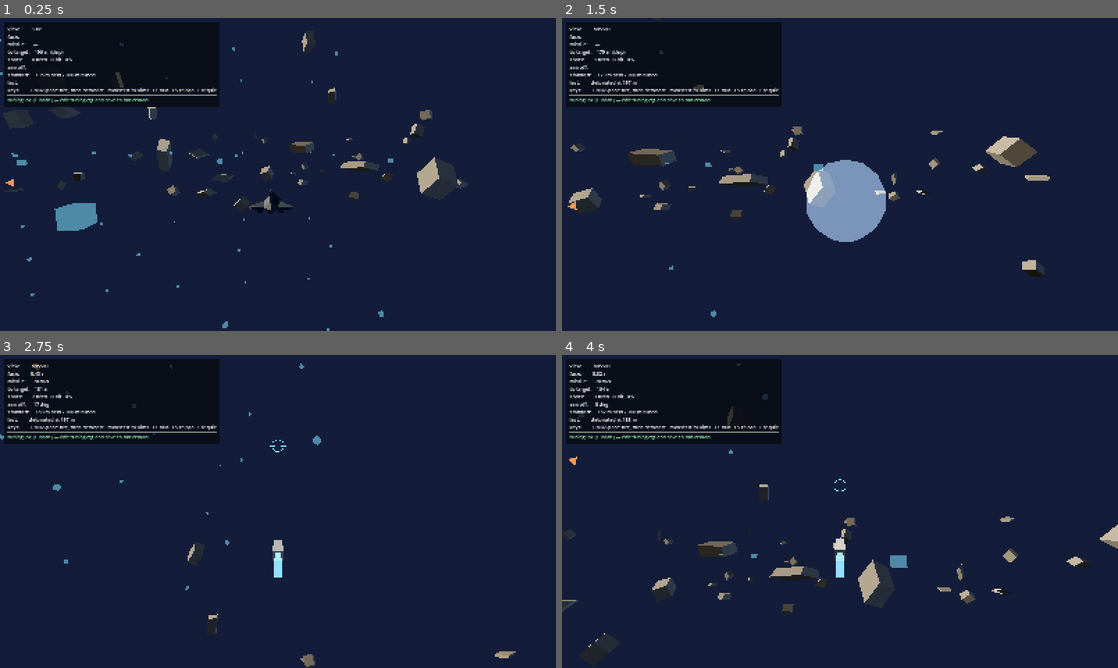
Above: before the commit, frames 1-4 (two rows, left to right).
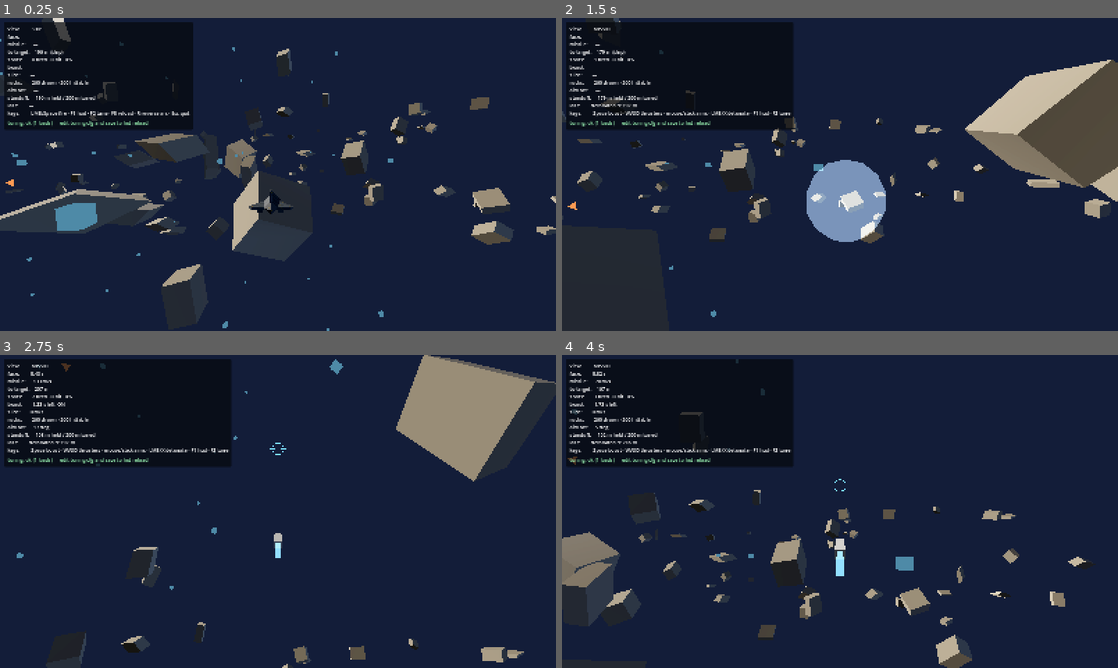
Above: after the commit, the same moments.

Repository: siegfried-martin/TerminalGuidance
Game: Godot game, scene res://scenes/arena.tscn
Two runs of this game, one before a commit and one after it. Both use one fixed random seed, a clock stepped at 60 frames per second and the inputs below.
Inputs (mouse positions are in pixels of both pictures, inside the frame that each line leads up to):
- Up to frame 1 (0.25 s): no input
- Up to frame 2 (1.5 s): move the mouse to (962, 158) at 0.52 s; hold Right (missile_right) 0.53-1.28 s; hold Shift (cam_boost) 0.53-1.28 s; click (962, 158) at 0.8 s; move the mouse to (812, 174) at 1.27 s; hold Up (missile_up) from 1.28 s (still down); click (812, 174) at 1.35 s
- Up to frame 3 (2.75 s): keep holding Up (missile_up); tap Space (fire) at 1.55 s; move the mouse to (289, 505) at 2.02 s; hold Space (fire) from 2.03 s (still down); click (289, 505) at 2.17 s; tap Shift (cam_boost) at 2.3 s
- Up to frame 4 (4 s): keep holding Up (missile_up); move the mouse to (834, 517) at 2.77 s; release Space (fire) at 2.78 s; tap S (cam_back) at 2.85 s; click (834, 517) at 3.05 s; move the mouse to (878, 514) at 3.52 s; hold Shift (cam_boost) from 3.53 s (still down); click (878, 514) at 3.67 s; tap Space (fire) at 3.8 s

The runs differ from the first frame. In frame 1, 13% of the frame differs, in the area x 0-100%, y 0-87%; in frame 2, 16%, in the area x 0-100%, y 0-83%; in frame 3, 12%; in frame 4, 11%.

Commit message:
Missile gets thrusters and something to dodge
Four things, asked for together because they only make sense together: a
missile that can slide sideways needs a reason to, and the arena had none.

- Boost on Space, held, from a reserve that does not refill in flight.
- Side thrusters on WASD: a bounded lateral slide that decays to zero on
  release. No momentum outlives the input, which is what keeps this inside
  ADR 0003 rather than an exception to it (ADR 0037). Ramp and release are
  separate values so "snappy on, slower off" is expressible.
- Reference rocks move inside the engagement volume (420m -> 60m, 120 -> 260)
  and now kill a missile on contact (ADR 0038). Swept-segment sphere tests
  against a flat array of centres; still no physics body, no Area3D and no
  CollisionShape3D anywhere in the arena, so ADR 0032's mechanism rule is
  intact and only its placement clause is superseded.
- Detonate moves off Space to LMB/X, since a rider cannot share one button
  between boost and ending the flight.

ADR 0038 costs the far-field speed reference the rocks used to provide. That
is accepted, not overlooked: if it turns out to be missed, the fix is a second
sparse non-colliding layer, not moving these back out. arena/rock_collision =
false restores the old arena.

Nine new tuning values, all commented and ranged, so they arrive as F2 sliders.
make check: 275 assertions, 0 failed (was 248). Verified with make shot on both
the missile-view and tuning-panel harnesses.

Co-Authored-By: Claude Opus 5 <noreply@anthropic.com>
Claude-Session: https://claude.ai/code/session_019cuQQCjeCs6uUkR5mGqxxa

Diff:
--- a/data/input_map.json
+++ b/data/input_map.json
@@ -1,14 +1,22 @@
 {
   "_note": "Input bindings, applied to InputMap at startup by scripts/autoload/bindings.gd. Edit here, never in the God …(233 unchanged characters)…
 
+  "_note_missile": "Riding a missile, Space is boost (held) and detonate moves to LMB/X, so a rider never shares a button between the two verbs (ADR 0037). WASD strafe also carries the sandbox fly-cam's cam_* actions, but the fly-cam only exists in sandbox.tscn and the missile only in arena.tscn, so the two never poll in the same scene.",
+
   "actions": {
     "fire":           ["key:Space", "mouse:left", "joyaxis:trigger_right+"],
-    "detonate":       ["key:Space", "mouse:left", "joyaxis:trigger_right+"],
+    "detonate":       ["mouse:left", "key:X", "joybutton:b"],
+    "boost":          ["key:Space", "joyaxis:trigger_right+"],
 
     "missile_left":   ["key:Left",  "joyaxis:right_x-"],
     "missile_right":  ["key:Right", "joyaxis:right_x+"],
     "missile_up":     ["key:Up",    "joyaxis:right_y-"],
     "missile_down":   ["key:Down",  "joyaxis:right_y+"],
+
+    "missile_strafe_left":  ["key:A", "joyaxis:left_x-"],
+    "missile_strafe_right": ["key:D", "joyaxis:left_x+"],
+    "missile_strafe_up":    ["key:W", "joyaxis:left_y-"],
+    "missile_strafe_down":  ["key:S", "joyaxis:left_y+"],
 
     "cam_forward":   ["key:W"],
     "cam_back":      ["key:S"],
--- a/scripts/arena/combat_arena.gd
+++ b/scripts/arena/combat_arena.gd
@@ -5,9 +5,13 @@
 ## behaviour, one dumb target, and the missile (launch, chase cam, steering,
 ## fuse). This is the first feel checkpoint: success criterion 1, the 8 seconds.
 ##
-## Deliberately absent, in build order: boost, early detonate and splash (step 5);
-## turret mode and the missile cooldown (step 6); blockers, enemy fire and ship HP
-## (step 7); the interrupt (step 8); death/respawn and the PiP toggle (step 9).
+## Step 5 has since landed in part: early detonate, boost, and side thrusters
+## (ADR 0037), plus rocks that kill a missile on contact (ADR 0038). Splash damage
+## is still outstanding, because it needs the target to have hit points.
+##
+## Deliberately absent, in build order: splash damage (step 5); turret mode and the
+## missile cooldown (step 6); blockers, enemy fire and ship HP (step 7); the
+## interrupt (step 8); death/respawn and the PiP toggle (step 9).
 ## Do not add them here ahead of their step — each one has a feel checkpoint
 ## attached to it and adding it early destroys the reading.
 ##
@@ -144,6 +148,17 @@
 	_hud.add_row("shots", func() -> String:
 		var rate := 0.0 if _shots == 0 else 100.0 * float(_hits) / float(_shots)
 		return "%d fired · %d hit · %.0f%%" % [_shots, _hits, rate])
+	_hud.add_row("boost", func() -> String:
+		var missile := _views.piloted_missile()
+		if missile == null:
+			return "—"
+		return "%.2f s left%s" % [
+			missile.boost_remaining(), "  ON" if missile.is_boosting() else ""])
+	_hud.add_row("slide", func() -> String:
+		var missile := _views.piloted_missile()
+		return "—" if missile == null else "%.0f m/s" % missile.strafe_rate())
+	_hud.add_row("rocks", func() -> String:
+		return "%d drawn · %d hittable" % [_rocks.rock_count(), _rocks.hittable_count()])
 	_hud.add_row("aim off", func() -> String:
 		var missile := _views.piloted_missile()
 		return "—" if missile == null else "%.0f deg" % missile.aim_offset_degrees())
@@ -152,7 +167,9 @@
 			_ship.range_to_target(), Tuning.num("ship/standoff_distance")])
 	_hud.add_row("last", func() -> String: return _last_outcome)
 	_hud.add_row("keys", func() -> String:
-		return "LMB/Space: fire, then detonate · mouse/stick aims · F1 hud · F5 reload · Esc quit")
+		if _views.view() == ViewController.View.MISSILE:
+			return "Space boost · WASD thrusters · mouse/stick aims · LMB/X detonate · F1 hud · F2 tune"
+		return "LMB/Space fire · F1 hud · F2 tune · F5 reload · R reverse arc · Esc quit")
 
 
 func _apply_tuning() -> void:
@@ -210,7 +227,7 @@
 	missile.name = "Missile"
 	_arena_root.add_child(missile)
 	missile.launch(_ship.muzzle_position(), _ship.basis, _ship.velocity(),
-		_target, _target.radius)
+		_target, _target.radius, _rocks)
 	missile.detonated.connect(_on_missile_detonated)
 
 	_shots += 1
@@ -233,6 +250,8 @@
 		_last_outcome = "HIT"
 	elif reason == Missile.EndReason.EARLY_DETONATE:
 		_last_outcome = "detonated at %.0f m" % missile.distance_to_target()
+	elif reason == Missile.EndReason.ROCK_IMPACT:
+		_last_outcome = "hit a rock at %.0f m" % missile.distance_to_target()
 	else:
 		_last_outcome = "fuse expired at %.0f m" % missile.distance_to_target()
 
--- a/scripts/weapons/missile.gd
+++ b/scripts/weapons/missile.gd
@@ -3,8 +3,8 @@
 ## A player-flown missile. Constant forward speed, direct screen-space steering,
 ## and a fuse that ends the flight whether or not the player got there.
 ##
-## ADR 0002 (fuse-as-range), ADR 0003 (screen-space steering) and ADR 0035
-## (reticle steering) govern this file. The fuse is the range limit and the
+## ADR 0002 (fuse-as-range), ADR 0003 (screen-space steering), ADR 0035 (reticle
+## steering) and ADR 0037 (side thrusters) govern this file. The fuse is the range limit and the
 ## difficulty dial. Input moves a *reticle* — an intended direction — and the
 ## missile turns towards it at a bounded rate, so it has weight without becoming
 ## a flight model the player has to model in their head.
@@ -16,7 +16,9 @@
 
 signal detonated(missile: Missile, reason: int, hit: bool)
 
-enum EndReason { FUSE_EXPIRED, IMPACT, EARLY_DETONATE }
+## Appended to, never reordered — the headless gate and the arena's outcome text
+## both compare against these by name, but savegames and logs may not.
+enum EndReason { FUSE_EXPIRED, IMPACT, EARLY_DETONATE, ROCK_IMPACT }
 
 var piloted: bool = false
 
@@ -30,6 +32,14 @@
 var _pending_steer: Vector2 = Vector2.ZERO
 var _body: MeshInstance3D
 var _exhaust: MeshInstance3D
+var _boost_left: float = 0.0
+var _boosting: bool = false
+## Lateral slide in m/s, in the missile's own frame: x is right, y is up. Not a
+## velocity being integrated — a bounded offset that `_apply_strafe` decays.
+var _strafe: Vector2 = Vector2.ZERO
+## The obstacle field, or null for an arena without one. Held rather than looked
+## up so a missile fired into a torn-down arena cannot resurrect it.
+var _rocks: ReferenceField
 
 
 func _ready() -> void:
@@ -77,7 +87,7 @@
 ## `launch_basis` is the firing ship's orientation — the missile leaves along the
 ## ship's current heading (POC scope item 3), not along an aim point.
 func launch(launch_position: Vector3, launch_basis: Basis, ship_velocity: Vector3,
-		target: Node3D, target_radius: float) -> void:
+		target: Node3D, target_radius: float, rocks: ReferenceField = null) -> void:
 	position = launch_position
 	basis = launch_basis.orthonormalized()
 	_aim_basis = basis
@@ -85,6 +95,9 @@
 	_target = target
 	_target_radius = target_radius
 	_fuse_left = Tuning.num("missile/fuse_seconds")
+	_boost_left = Tuning.num("missile/boost_seconds")
+	_strafe = Vector2.ZERO
+	_rocks = rocks
 
 	# Velocity inheritance is a tunable that starts at zero (ADR 0005). Only the
 	# component along the missile's own heading is meaningful for a missile that
@@ -100,13 +113,26 @@
 
 	if piloted:
 		_apply_steering(delta)
+		_apply_boost(delta)
+		_apply_strafe(delta)
+	else:
+		# A missile that is no longer flown coasts straight and stops sliding, so
+		# the fuse-expiry case does not drift on the last frame of input.
+		_boosting = false
+		_strafe = _strafe.move_toward(Vector2.ZERO, _release_rate() * delta)
 
 	_previous_position = position
-	position += -basis.z * _speed * delta
-
+	position += velocity() * delta
+
+	# Target before rocks: a missile that reaches the target inside a rock field
+	# still scores, rather than being eaten a frame short of the kill.
 	if _target != null and FlightGeometry.segment_hits_sphere(
 			_previous_position, position, _target.position, _target_radius):
 		_finish(EndReason.IMPACT, true)
+		return
+
+	if _rocks != null and _rocks.hit_test(_previous_position, position) != Vector3.INF:
+		_finish(EndReason.ROCK_IMPACT, false)
 		return
 
 	_fuse_left -= delta
@@ -148,6 +174,55 @@
 		FlightGeometry.turn_towards(forward, aim, max_step))
 
 
+## Hold-to-boost, drawn from a reserve that empties. Not a toggle: releasing the
+## button ends it immediately, so a burst is something the player is continuously
+## choosing to spend rather than a mode they entered.
+func _apply_boost(delta: float) -> void:
+	_boosting = Input.is_action_pressed("boost") and _boost_left > 0.0
+	if _boosting:
+		_boost_left = maxf(_boost_left - delta, 0.0)
+		return
+	var regen := Tuning.num("missile/boost_regen_per_sec")
+	if regen > 0.0:
+		_boost_left = minf(
+			_boost_left + regen * delta, Tuning.num("missile/boost_seconds"))
+
+
+## Side thrusters. The stick asks for a lateral speed and the slide moves towards
+## it at one rate and back to zero at another, so "snappy on, slower off" is
+## expressible without the slide ever coasting past what is being asked for.
+func _apply_strafe(delta: float) -> void:
+	var axis := Vector2(
+		Input.get_axis("missile_strafe_left", "missile_strafe_right"),
+		Input.get_axis("missile_strafe_down", "missile_strafe_up"),
+	)
+	var deadzone := Tuning.num("controls/deadzone")
+	if axis.length() < deadzone:
+		axis = Vector2.ZERO
+	elif deadzone < 1.0:
+		axis = axis.normalized() * ((axis.length() - deadzone) / (1.0 - deadzone))
+	# Diagonals must not out-run the cardinals, or the corners become the only way
+	# to fly and the tuned strafe_speed stops meaning what it says.
+	if axis.length() > 1.0:
+		axis = axis.normalized()
+
+	var wanted := axis * Tuning.num("missile/strafe_speed")
+	var rate := _ramp_rate() if wanted.length() > _strafe.length() else _release_rate()
+	_strafe = _strafe.move_toward(wanted, rate * delta)
+
+
+## Metres per second per second. A zero tuned time means "this frame" — INF is the
+## honest rate for that, and `move_toward` clamps it to the target anyway.
+func _ramp_rate() -> float:
+	var seconds := Tuning.num("missile/strafe_ramp_seconds")
+	return INF if seconds <= 0.0 else Tuning.num("missile/strafe_speed") / seconds
+
+
+func _release_rate() -> float:
+	var seconds := Tuning.num("missile/strafe_release_seconds")
+	return INF if seconds <= 0.0 else Tuning.num("missile/strafe_speed") / seconds
+
+
 ## Mouse motion arrives as events, not as a polled axis; the view controller feeds
 ## it here so the missile stays the only thing that decides how input becomes turn.
 func add_mouse_steer(relative: Vector2) -> void:
@@ -175,8 +250,30 @@
 	return maxf(_fuse_left, 0.0)
 
 
+## Current forward speed, boost included. `_speed` stays the un-boosted figure it
+## was launched with, so the reserve emptying restores it exactly.
 func speed() -> float:
-	return _speed
+	return _speed * (Tuning.num("missile/boost_multiplier") if _boosting else 1.0)
+
+
+## Full travel this frame: forward, plus whatever the thrusters are adding. Public
+## because the hit test and the chase camera must agree on where the missile is
+## actually going, not just where its nose points.
+func velocity() -> Vector3:
+	return -basis.z * speed() + basis.x * _strafe.x + basis.y * _strafe.y
+
+
+func boost_remaining() -> float:
+	return maxf(_boost_left, 0.0)
+
+
+func is_boosting() -> bool:
+	return _boosting
+
+
+## Lateral slide in m/s, for the HUD.
+func strafe_rate() -> float:
+	return _strafe.length()
 
 
 func distance_to_target() -> float:
--- a/scripts/world/reference_field.gd
+++ b/scripts/world/reference_field.gd
@@ -1,22 +1,29 @@
 class_name ReferenceField
 extends Node3D
-## Scattered chunks of rock, so speed and distance are legible in empty space.
+## Scattered chunks of rock: a speed and distance reference, and — since ADR 0038
+## — an obstacle course. A missile that touches one dies.
 ##
-## Visual only — no physics body, nothing queryable. That is the LOD/collision
-## invariant (ADR 0020's sibling in CLAUDE.md) applied early: the moment something
-## in the arena is raycast-able but shouldn't be, the resulting bug looks like a
-## physics bug and is not.
+## Hits are swept-segment sphere tests against a plain array of centres and radii.
+## There is still no physics body, no `Area3D` and no `CollisionShape3D` anywhere
+## in the arena; ADR 0032's mechanism rule is intact and only its "keep the rocks
+## outside the engagement volume" placement rule was superseded.
+##
+## On the LOD/collision invariant in CLAUDE.md: these are real meshes that exist in
+## full at every distance, so querying them is legitimate. The invariant governs
+## distant *background-layer* objects — planets and stations that are a billboard
+## until swapped in. Nothing here is one of those. Do not extend this pattern to
+## anything that has a far-away stand-in.
 ##
 ## Placement is seeded, so the arena is identical between runs and a headless test
 ## can assert against it.
-##
-## `rock_inner_radius` is tuned to sit *outside* the engagement volume. Rocks
-## inside it would read as cover and as obstacles a missile should hit — and since
-## they have no collision, flying straight through one is exactly the bug the
-## invariant above is meant to prevent. Reference geometry stays at the edges;
-## near-field speed cues come from the marker lattice.
 
 var _multi: MultiMeshInstance3D
+## Parent-relative rock centres and hit radii, rebuilt with the mesh. Kept as flat
+## arrays rather than nodes because the only question ever asked of them is a
+## distance test, and because a rebuild must not orphan scene-tree state.
+var _centres: PackedVector3Array = PackedVector3Array()
+var _radii: PackedFloat32Array = PackedFloat32Array()
+var _collide: bool = false
 
 
 func _ready() -> void:
@@ -29,6 +36,10 @@
 
 
 func rebuild() -> void:
+	_centres.clear()
+	_radii.clear()
+	_collide = Tuning.flag("arena/rock_collision")
+
 	var count := Tuning.integer("arena/rock_count")
 	var inner := Tuning.num("arena/rock_inner_radius")
 	var outer := Tuning.num("arena/rock_outer_radius")
@@ -54,6 +65,7 @@
 	rng.seed = Tuning.integer("arena/rock_seed")
 	var min_size := Tuning.num("arena/rock_min_size")
 	var max_size := Tuning.num("arena/rock_max_size")
+	var radius_scale := Tuning.num("arena/rock_hit_radius_scale")
 
 	for i in count:
 		var angle := rng.randf_range(0.0, TAU)
@@ -71,8 +83,49 @@
 			rng.randf_range(min_size, max_size),
 		)
 		mm.set_instance_transform(i, Transform3D(rotation_basis.scaled(size), origin))
+
+		# `size.length() * 0.5` is the box's bounding sphere. Scaling it down by the
+		# tuned factor trades the corners away: at 0.55 the sphere sits near the
+		# inscribed one, so a missile can clip a rock's silhouette and live. A
+		# rotation-exact box test is the ADR 0032 escape hatch if that ever matters.
+		_centres.append(transform * origin)
+		_radii.append(size.length() * 0.5 * radius_scale)
+
 	_multi.multimesh = mm
+
+
+## Does the swept segment a→b touch a rock? Returns the rock's centre, or the
+## sentinel `Vector3.INF` for a clean pass — the caller wants the impact point for
+## the detonation flash, and a nullable Vector3 costs an allocation per frame.
+##
+## `a` and `b` must be in this node's parent frame, like `Missile.position`. That
+## is the floating-origin rule (ADR 0020): a recentre moves the shared parent and
+## leaves both sides of the comparison valid.
+func hit_test(a: Vector3, b: Vector3) -> Vector3:
+	if not _collide:
+		return Vector3.INF
+	for i in _centres.size():
+		if FlightGeometry.segment_hits_sphere(a, b, _centres[i], _radii[i]):
+			return _centres[i]
+	return Vector3.INF
+
+
+## Rock `index`'s centre and hit radius in the parent frame. These exist for the
+## headless gate, which has to aim a segment at a rock it can name; nothing in the
+## game reads them.
+func rock_centre(index: int) -> Vector3:
+	return _centres[index]
+
+
+func rock_radius(index: int) -> float:
+	return _radii[index]
 
 
 func rock_count() -> int:
 	return 0 if _multi.multimesh == null else _multi.multimesh.instance_count
+
+
+## How many rocks a missile can actually hit — zero when collision is tuned off,
+## which is what the headless gate asserts against.
+func hittable_count() -> int:
+	return _centres.size() if _collide else 0
--- a/tools/tests/test_runner.gd
+++ b/tools/tests/test_runner.gd
@@ -22,6 +22,8 @@
 	"missile/exhaust_length", "missile/exhaust_color",
 	"missile/flash_start_radius", "missile/flash_end_radius",
 	"missile/flash_seconds", "missile/flash_color", "missile/flash_color_dud",
+	"missile/boost_multiplier", "missile/boost_seconds", "missile/boost_regen_per_sec",
+	"missile/strafe_speed", "missile/strafe_ramp_seconds", "missile/strafe_release_seconds",
 	"ship/arc_speed", "ship/standoff_distance", "ship/muzzle_offset", "ship/hull_scale",
 	"ship/range_hold_seconds", "ship/range_hold_max_speed",
 	"ship/hull_tint", "ship/metallic", "ship/roughness",
@@ -48,12 +50,16 @@
 	"arena/rock_count", "arena/rock_inner_radius", "arena/rock_outer_radius",
 	"arena/rock_slab_half_height", "arena/rock_min_size", "arena/rock_max_size",
 	"arena/rock_color", "arena/rock_seed",
+	"arena/rock_collision", "arena/rock_hit_radius_scale",
 	"probe/scale", "probe/spin_deg_per_sec", "probe/bob_amplitude", "probe/bob_period_sec",
 	"probe/hull_tint", "probe/metallic", "probe/roughness",
 ]
 
 const REQUIRED_ACTIONS: Array[String] = [
-	"fire", "detonate", "missile_left", "missile_right", "missile_up", "missile_down",
+	"fire", "detonate", "boost",
+	"missile_left", "missile_right", "missile_up", "missile_down",
+	"missile_strafe_left", "missile_strafe_right",
+	"missile_strafe_up", "missile_strafe_down",
 	"cam_forward", "cam_back", "cam_left", "cam_right", "cam_up", "cam_down",
 	"cam_boost", "cam_look",
 	"debug_toggle_hud", "debug_toggle_panel", "debug_reload_tuning",
@@ -75,6 +81,7 @@
 	_test_flight_geometry()
 	_test_missile_flight()
 	_test_reticle_steering()
+	_test_reference_field()
 	_test_tuning_schema()
 	_test_tuning_writer()
 	_test_debug_panel()
@@ -395,6 +402,55 @@
 """
 
 
+## The rock field is the only thing in the arena a missile can collide with, and
+## it does so without a physics body (ADR 0032 mechanism, ADR 0038 placement). All
+## of that is plain geometry, so it is verifiable headlessly.
+func _test_reference_field() -> void:
+	var field := ReferenceField.new()
+	add_child(field)
+
+	_expect(field.rock_count() == Tuning.integer("arena/rock_count"),
+		"reference field builds every tuned rock",
+		"drew %d of %d" % [field.rock_count(), Tuning.integer("arena/rock_count")])
+	_expect(field.hittable_count() == field.rock_count(),
+		"every drawn rock is hittable while rock_collision is on",
+		"%d drawn, %d hittable" % [field.rock_count(), field.hittable_count()])
+
+	if field.rock_count() > 0:
+		var centre := field.rock_centre(0)
+		var radius := field.rock_radius(0)
+		_expect(radius > 0.0, "a rock has a positive hit radius", "radius=%f" % radius)
+
+		var above := centre + Vector3(0.0, radius * 4.0, 0.0)
+		var below := centre - Vector3(0.0, radius * 4.0, 0.0)
+		_expect(field.hit_test(above, below) != Vector3.INF,
+			"hit_test catches a segment through a rock", "passed straight through")
+
+		# The whole reason for a swept test: both endpoints sit clear of the rock,
+		# so a per-frame point check would report a clean miss (ADR 0032).
+		_expect(field.hit_test(above, below) == centre,
+			"hit_test reports which rock was hit", "wrong centre returned")
+
+		var far_away := centre + Vector3(0.0, radius * 50.0, 0.0)
+		_expect(field.hit_test(far_away, far_away + Vector3(0.0, 1.0, 0.0)) == Vector3.INF,
+			"hit_test lets a clear segment through", "false positive")
+
+	# rock_collision is the escape hatch back to the pre-ADR-0038 arena, so it has
+	# to actually disarm the field rather than merely hiding the readout.
+	Tuning.set_value("arena/rock_collision", false)
+	field.rebuild()
+	_expect(field.hittable_count() == 0,
+		"rock_collision = false disarms the field", "%d still hittable" % field.hittable_count())
+	_expect(field.hit_test(Vector3(-9000.0, 0.0, 0.0), Vector3(9000.0, 0.0, 0.0)) == Vector3.INF,
+		"rock_collision = false makes rocks pure scenery", "still collided")
+	Tuning.revert()
+	field.rebuild()
+	_expect(field.hittable_count() == field.rock_count(),
+		"reverting tuning re-arms the field", "revert left the field disarmed")
+
+	field.queue_free()
+
+
 func _test_tuning_schema() -> void:
 	var entries := TuningSchema.parse(SAMPLE_CFG)
 	_expect(entries.size() == 4, "schema finds every key", "found %d" % entries.size())
--- a/tuning.cfg
+++ b/tuning.cfg
@@ -44,6 +44,24 @@
 ;; 0.42 s behind the reticle.
 reticle_max_angle_deg = 42.0       ; [5..90] how far off the nose the reticle can be parked
 
+;; Boost: hold the button for a burst of speed, drawn from a reserve that does not
+;; refill in flight. Boost is the satisfaction verb (ADR 0003), and it is the only
+;; thing that ever changes the missile's speed — which makes it the one value that
+;; can break the speed hierarchy in CLAUDE.md. Keep base_speed x boost_multiplier
+;; below whatever a laser ends up doing.
+boost_multiplier = 1.9             ; [1..4] multiplies base_speed while the button is held
+boost_seconds = 1.8                ; [0..10] s of boost in the reserve, per missile
+boost_regen_per_sec = 0.0          ; [0..3] reserve refill while off-boost. 0 = one tank per flight
+
+;; Side thrusters: a bounded lateral slide, NOT vector thrust. Releasing returns the
+;; slide to zero, so there is no momentum to carry in your head — that is what keeps
+;; this inside ADR 0003 rather than an exception to it (ADR 0037).
+;; ramp and release are separate on purpose: snappy-on, slower-off reads as weight
+;; without ever coasting. Set both to 0 for an instant lane-snap.
+strafe_speed = 18.0                ; [0..80] m/s sideways at full deflection
+strafe_ramp_seconds = 0.08         ; [0..0.6] s to reach full slide. 0 = instant
+strafe_release_seconds = 0.12      ; [0..1] s to stop once released. Never coasts past it
+
 ; Gray-box body. Only reason it exists is so the chase cam has something to sit behind.
 body_length = 2.6                  ; [0.2..12] m
 body_width = 0.5                   ; [0.05..4] m
@@ -172,17 +190,21 @@
 fill_light_energy = 0.55           ; [0..8]
 fill_light_angles_deg = Vector3(14.0, -35.0, 0.0)
 
-; Reference rocks: far-field speed reference. inner_radius must stay OUTSIDE the
-; engagement volume — rocks inside it read as cover and as obstacles a missile
-; should hit, and they have no collision (ADR 0032).
-rock_count = 120                   ; [0..600]
-rock_inner_radius = 420.0          ; [10..3000] m from arena centre
+; Reference rocks, and now obstacles too: a missile that touches one dies (ADR 0038).
+; Hits are swept-segment sphere tests, never physics bodies — ADR 0032's mechanism
+; rule still stands; 0038 supersedes only its "keep them outside the fight" placement
+; rule. inner_radius is now deliberately INSIDE the engagement volume. Raise it back
+; above ship/standoff_distance to get the old reference-only arena back.
+rock_count = 260                   ; [0..600]
+rock_inner_radius = 60.0           ; [10..3000] m from arena centre. Inside the fight, on purpose
 rock_outer_radius = 1600.0         ; [10..6000] m
 rock_slab_half_height = 220.0      ; [0..1500] m above and below the plane
 rock_min_size = 8.0                ; [0.5..120] m
 rock_max_size = 46.0               ; [0.5..200] m
 rock_color = "#6d675c"
 rock_seed = 20260823               ; fixed, so the arena is identical between runs
+rock_collision = true              ; missiles die on contact. false = scenery only, the pre-ADR-0038 arena
+rock_hit_radius_scale = 0.55       ; [0.1..1.5] hit sphere vs the rock's drawn size. Under 1 forgives box corners
 
 
 ; Sandbox scene only — the asset-inspection harness, not the game.
Not shown, changed: STATUS.md
Not shown, changed: decisions/0032-swept-segment-hit-testing.md
Not shown, added: decisions/0037-side-thrusters-bounded-slide.md
Not shown, added: decisions/0038-rocks-are-obstacles.md
Not shown, changed: decisions/README.md
